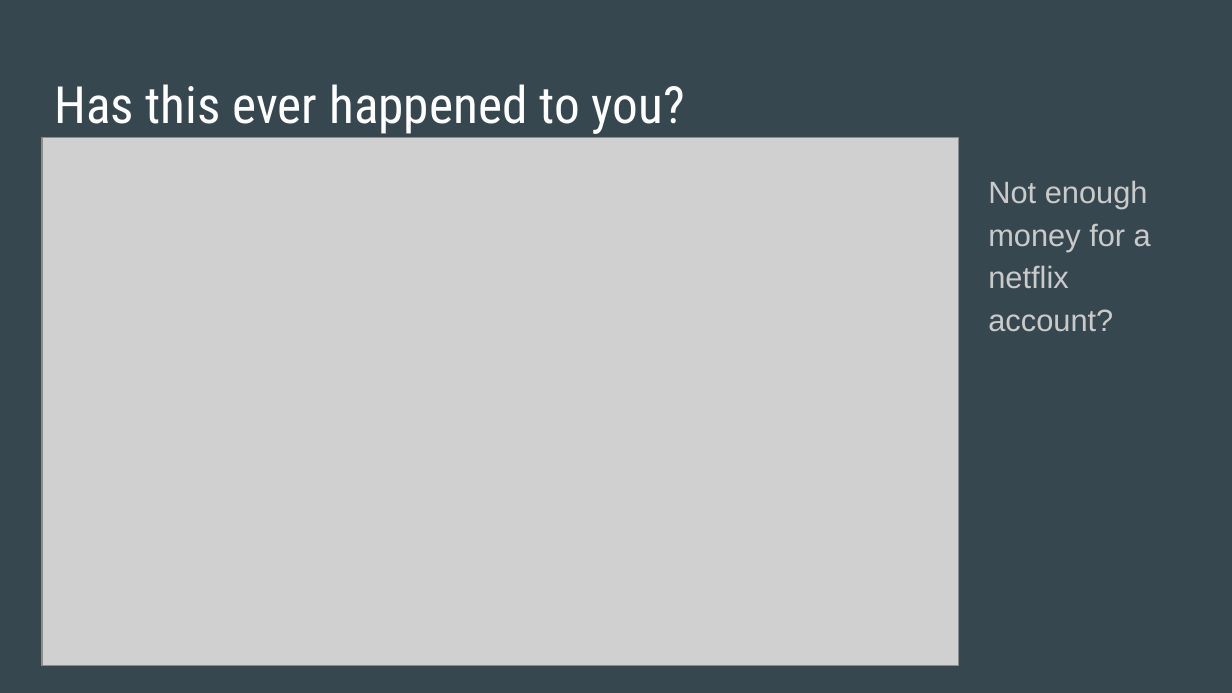
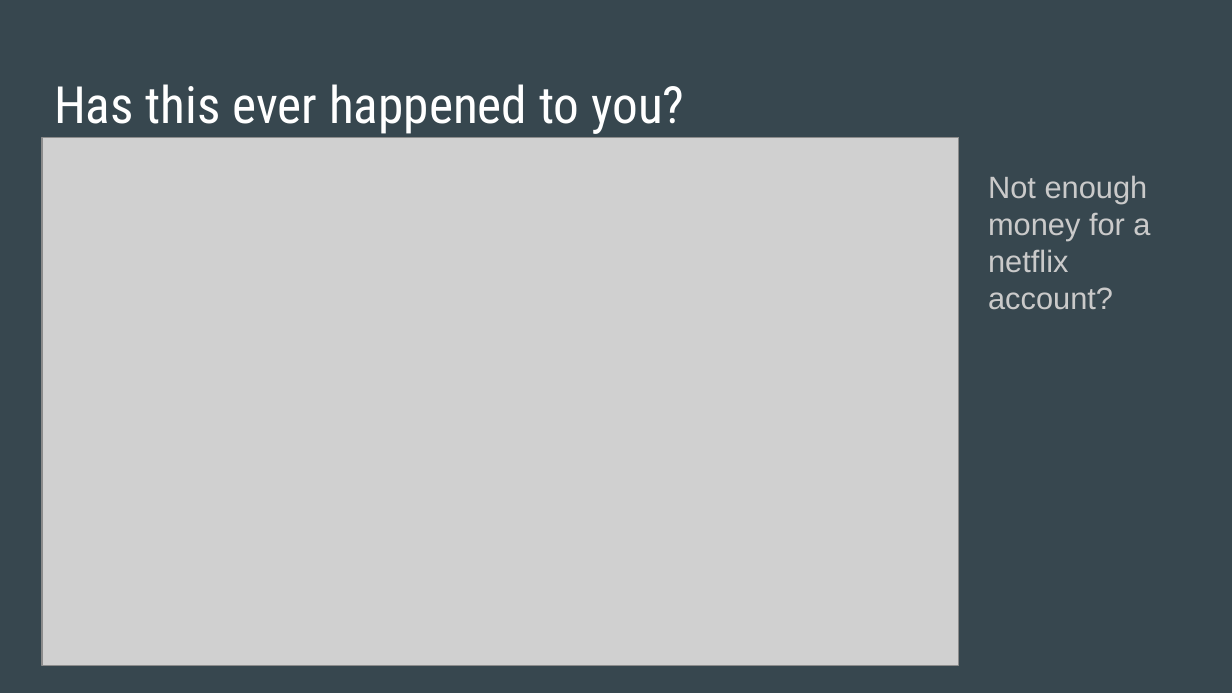
Before and after one commit to MoonWatcher582/alison_is_not_creative, a slide deck: slide 2 of TheMagicCompass.pptx. Drawn at 1232x693 pixels with LibreOffice and Linux fonts; fonts in the diff are those of the drawing; grey boxes stand for pictures. Boxes give left, top, right and bottom in pixels: in the first picture for what was removed or moved away, otherwise in the second. Text is boxed around its words. In the diff, an @@ line names an element or a change of style, - is before the commit and + after.

```diff
--- a/TheMagicCompass.pptx
+++ b/TheMagicCompass.pptx
@@ text "Not enough money for a ..." at (988,175,1150,309): line spacing 1.15 to 1; less space between paragraphs @@
```
Also in this commit, not shown: 3 other slides changed.
